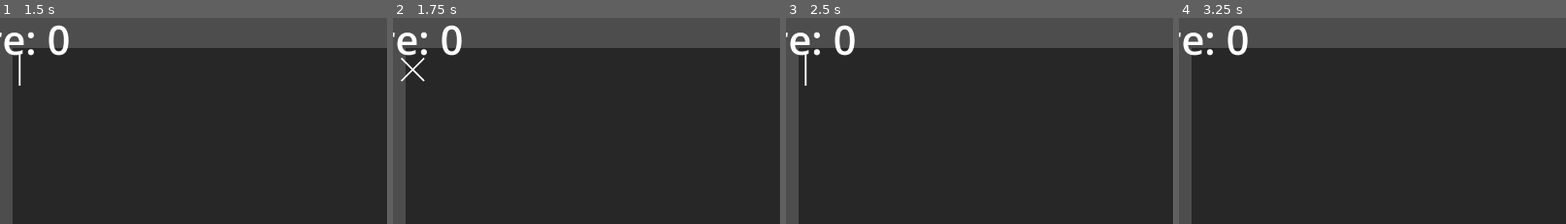
Above: before the commit, frames 1-4 (left to right).
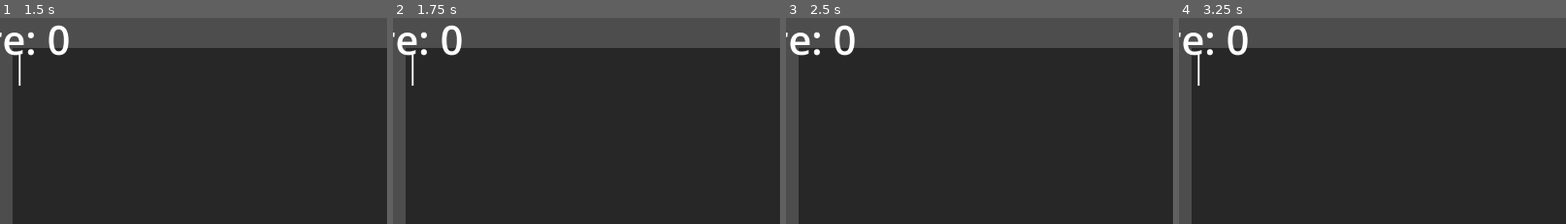
Above: after the commit, the same moments.

Repository: joeljanzen/Bitstreamer
Game: Godot game, scene res://Scenes/test_level.tscn
The game is run twice, just before and just after one commit, with the same random seed, the same clock (stepped at 60 frames per second) and the same inputs.
Inputs:
- Up to frame 1 (1.5 s): tap Enter (Enter, bound only before the commit) at 0.5 s; tap 0 (0 bit) at 0.6 s; tap 1 (1 bit) at 0.8, 1.35 s; tap Space at 1.25 s
- Up to frame 2 (1.75 s): tap Enter (Enter, bound only before the commit) at 1.55 s
- Up to frame 3 (2.5 s): tap Enter (Enter, bound only before the commit) at 2, 2.1 s; tap Q (Spawn 0 bit, bound only before the commit) at 2.3 s
- Up to frame 4 (3.25 s): tap Q (Spawn 0 bit, bound only before the commit) at 2.85 s; tap W (Spawn 1 bit, bound only before the commit) at 3.05 s
The pictures show only the part of the screen within x 12-61%, y 0-50%; the shares and areas given below are measured in that part.

Frame 1 is identical in both runs. In frame 2, 0.3% of the frame differs, in the area x 2-9%, y 17-33%; in frame 3, 0.1%; in frame 4, 0.1%.

Commit message:
Code organization, fixed enter bit bugs

Diff:
--- a/Scenes/play_area.tscn
+++ b/Scenes/play_area.tscn
@@ -3,6 +3,7 @@
 [ext_resource type="Script" uid="uid://b2lfog7dafrx7" path="res://Scripts/Gameplay/play_area.gd" id="1_5dgnu"]
 [ext_resource type="Theme" uid="uid://c7c1pti6lqmg4" path="res://Resources/Themes/bit_font.tres" id="2_3d5pw"]
 [ext_resource type="Texture2D" uid="uid://kbqeqckojl7p" path="res://Resources/Sprites/Cursor/cursor_cannot_enter.png" id="3_27jp8"]
+[ext_resource type="Texture2D" uid="uid://ciucl04ht3bcx" path="res://Resources/Sprites/Cursor/cursor_click_inverted.png" id="3_hwaoc"]
 [ext_resource type="Texture2D" uid="uid://dhpg40av67qu2" path="res://Resources/Sprites/Cursor/cursor_click.png" id="4_hwaoc"]
 [ext_resource type="Texture2D" uid="uid://cd67wwlog7jx3" path="res://Resources/Sprites/Cursor/cursor_enter.png" id="5_8vi7n"]
 [ext_resource type="Texture2D" uid="uid://bxalqsmxkj2j0" path="res://Resources/Sprites/Cursor/cursor.png" id="6_pcu3v"]
@@ -12,18 +13,26 @@
 animations = [{
 "frames": [{
 "duration": 1.0,
+"texture": ExtResource("3_hwaoc")
+}],
+"loop": false,
+"name": &"back_click",
+"speed": 10.0
+}, {
+"frames": [{
+"duration": 1.0,
 "texture": ExtResource("3_27jp8")
 }],
 "loop": false,
-"name": &"Cannot Enter",
-"speed": 4.0
+"name": &"cannot_enter",
+"speed": 10.0
 }, {
 "frames": [{
 "duration": 1.0,
 "texture": ExtResource("4_hwaoc")
 }],
 "loop": true,
-"name": &"Click",
+"name": &"click",
 "speed": 10.0
 }, {
 "frames": [{
@@ -31,7 +40,7 @@
 "texture": ExtResource("5_8vi7n")
 }],
 "loop": false,
-"name": &"Enter",
+"name": &"enter",
 "speed": 10.0
 }, {
 "frames": [{
@@ -42,7 +51,7 @@
 "texture": null
 }],
 "loop": true,
-"name": &"Flicker",
+"name": &"flicker",
 "speed": 4.0
 }, {
 "frames": [{
@@ -50,8 +59,8 @@
 "texture": ExtResource("7_3d5pw")
 }],
 "loop": false,
-"name": &"Up Arrow idk",
-"speed": 1.0
+"name": &"up_click",
+"speed": 10.0
 }]
 
 [node name="PlayArea" type="Node2D" unique_id=1773739756]
@@ -78,5 +87,5 @@
 [node name="Cursor" type="AnimatedSprite2D" parent="." unique_id=364053683]
 scale = Vector2(0.5, 0.5)
 sprite_frames = SubResource("SpriteFrames_dtjkg")
-animation = &"Flicker"
-autoplay = "Flicker"
+animation = &"cannot_enter"
+autoplay = "flicker"
--- a/Scripts/Gameplay/bit.gd
+++ b/Scripts/Gameplay/bit.gd
@@ -75,11 +75,16 @@
 		if get_value() == value:
 			Signals.score.emit(PerformanceCalculator.get_score(accuracy))
 		# clicked in time, but clicked the wrong key
-		# score decreases by the value of a perfect click, take extra damage, and lose combo
 		else:
-			Signals.score.emit(PerformanceCalculator.get_score_on_incorrect())
-			Signals.damage.emit(PerformanceCalculator.get_damage_on_incorrect(_damage))
-			Signals.combo_break.emit()
+			# enter key can only be clicked if you actually press enter, and
+			# clicking enter does nothing to the other bits
+			if get_value() == BitType.Type.ENTER || value == BitType.Type.ENTER:
+				return false
+			# score decreases, take extra damage, and lose combo
+			elif get_value() == BitType.Type.ZERO || get_value() == BitType.Type.ONE:
+				Signals.score.emit(PerformanceCalculator.get_score_on_incorrect())
+				Signals.damage.emit(PerformanceCalculator.get_damage_on_incorrect(_damage))
+				Signals.combo_break.emit()
 
 		if bit_fade_effect:
 			_clicked_bit = true
--- a/Scripts/Gameplay/play_area.gd
+++ b/Scripts/Gameplay/play_area.gd
@@ -29,102 +29,114 @@
 func _process(_delta: float) -> void:
 	# default animation
 	if !cursor.is_playing():
-		cursor.play("Flicker")
+		cursor.play("flicker")
 
 	# input handling
 	if Input.is_action_just_pressed("0 bit"):
-		# sound and animation here
-		cursor.play("Click")
-		click_bit(BitType.Type.ZERO)
+		try_click_zero_one(click_bit(BitType.Type.ZERO))
 	if Input.is_action_just_pressed("1 bit"):
-		#sound and animation here
-		cursor.play("Click")
-		click_bit(BitType.Type.ONE)
-	if Input.is_action_just_pressed("Enter"):
-		#sound and animation here
-		if click_enter():
-			cursor.play("Enter")
-		else:
-			cursor.play("Cannot Enter")
+		try_click_zero_one(click_bit(BitType.Type.ONE))
+	if Input.is_action_just_pressed("enter"):
+		try_click_enter(click_bit(BitType.Type.ENTER))
 
-	# let go of 1 or 0
+	# let go of 1 or 0, go back to flickering cursor
 	if Input.is_action_just_released("0 bit") || Input.is_action_just_released("1 bit"):
-		cursor.play("Flicker")
+		cursor.play("flicker")
 
-	# delete bit if it goes offscreen
+	# check if the next bit in the stream has been missed
 	if !bit_stream.is_empty() && bit_stream[0].missed(cursor.global_position.x):
 		var missed = bit_stream.pop_front()
 		# still clicks enter if you miss it
 		if missed.get_value() == BitType.Type.ENTER:
-			cursor.play("Enter")
+			cursor.play("enter")
 			missed.auto_click()
-			if line_num < MAX_LINE_NUM:
-				line_num += 1
-				bit_label.text += "\n"
-				cursor.position.y += line_height
-				cursor.position.x = 0
-			else:
-				clear_lines()
+			after_click_enter()
 
 	# DEBUG
-	if Input.is_action_just_pressed("Spawn 0 bit"):
+	if Input.is_action_just_pressed("spawn 0 bit"):
 		send_bit(BitType.Type.ZERO, 400)
-	elif Input.is_action_just_pressed("Spawn 1 bit"):
+	elif Input.is_action_just_pressed("spawn 1 bit"):
 		send_bit(BitType.Type.ONE, 400)
-	elif Input.is_action_just_pressed("Spawn Enter"):
+	elif Input.is_action_just_pressed("spawn enter"):
 		send_bit(BitType.Type.ENTER, 400)
 
 
 ## send a bit down the current line
-func send_bit(value: BitType.Type, speed: int = 500):
+func send_bit(value: BitType.Type, speed: int):
 	var new_bit = bit.instantiate()
 	new_bit.create(value, cursor.global_position.y, speed)
 	get_tree().root.call_deferred("add_child", new_bit)
 	bit_stream.push_back(new_bit)
 
 
+## the animations and sounds that trigger when trying to click a zero or one bit.
+## pass whether a bit was actually there to click or not
+func try_click_zero_one(clicked: bool) -> void:
+	# make these different lol
+	if clicked:
+		cursor.play("click")
+	else:
+		cursor.play("click")
+
+
+## the animations and sounds that trigger when trying to click an enter bit.
+## pass whether the enter was actually there to click or not
+func try_click_enter(clicked: bool) -> void:
+	if clicked:
+		cursor.play("enter")
+	else:
+		cursor.play("cannot_enter")
+
+
 ## try to click the next bit in the stream.
-## do not pass an enter bit into this function
-func click_bit(value: BitType.Type) -> void:
+## returns true if the click worked
+func click_bit(value: BitType.Type) -> bool:
 	if !bit_stream.is_empty():
 		var curr_bit = bit_stream[0]
 
-		if curr_bit.click(cursor.global_position.x, value): # if this isn't true, bit is not in clickable range
+		if curr_bit.click(cursor.global_position.x, value): # if this isn't true, bit is not clickable
 			bit_stream.pop_front()
 
-			if curr_bit.get_value() == value:
-				if value == BitType.Type.ZERO:
-					bit_label.text += "0"
-				elif value == BitType.Type.ONE:
-					bit_label.text += "1"
-			else:
-				if value == BitType.Type.ZERO:
-					bit_label.text += "[color=%s]0[/color]" % incorrect_bit_color
-				elif value == BitType.Type.ONE:
-					bit_label.text += "[color=%s]1[/color]" % incorrect_bit_color
-
-
-## try to click an enter bit, returning if the player can
-func click_enter() -> bool:
-	if !bit_stream.is_empty():
-		var curr_bit = bit_stream[0]
-
-		if curr_bit.click(cursor.global_position.x, BitType.Type.ENTER):
-			bit_stream.pop_front()
-
-			if line_num < MAX_LINE_NUM:
-				line_num += 1
-				bit_label.text += "\n"
-				cursor.position.y += line_height
-				cursor.position.x = 0
-			else:
-				clear_lines()
+			var correct_click = curr_bit.get_value() == value
+			match value:
+				BitType.Type.ZERO:
+					after_click_zero(correct_click)
+				BitType.Type.ONE:
+					after_click_one(correct_click)
+				BitType.Type.ENTER:
+					after_click_enter()
 			return true
 	return false
 
 
-## clears all lines and resets the cursor to the top
-func clear_lines():
-	line_num = 1
-	cursor.position = Vector2.ZERO
-	bit_label.text = ""
+## update play area after zero bit was clicked
+## (different outcome depending on correct or incorrect click)
+func after_click_zero(correct_click: bool):
+	if correct_click:
+		bit_label.text += "0"
+	else:
+		bit_label.text += "[color=%s]0[/color]" % incorrect_bit_color
+
+
+## update play area after one bit was clicked
+## (different outcome depending on correct or incorrect click)
+func after_click_one(correct_click: bool):
+	if correct_click:
+		bit_label.text += "1"
+	else:
+		bit_label.text += "[color=%s]1[/color]" % incorrect_bit_color
+
+
+## update play area after enter bit was clicked
+## (you cannot incorrectly click an enter bit, you either click it right, or
+## the game clicks it for you)
+func after_click_enter():
+	if line_num < MAX_LINE_NUM:
+		line_num += 1
+		bit_label.text += "\n"
+		cursor.position.y += line_height
+		cursor.position.x = 0
+	else: ## clears all lines and resets the cursor to the top
+		line_num = 1
+		cursor.position = Vector2.ZERO
+		bit_label.text = ""
--- a/Scripts/Global/performance_calculator.gd
+++ b/Scripts/Global/performance_calculator.gd
@@ -9,7 +9,8 @@
 var perfect_click_range = 30
 ## how many milliseconds + or - a perfect click gives you a good score
 var good_click_range = 150
-## how many milliseconds + or - a perfect click is actually clickable (and gives a bad score).
+## how many milliseconds + or - a perfect click is actually clickable
+## (gives a bad score within this range).
 ## WARNING: if this range is too long, the enter bit, which is supposed to be auto clicked once
 ## it's outside of this range, will not be autoclicked before it goes offscreen and bad things
 ## will happen
--- a/Scripts/Global/signals.gd
+++ b/Scripts/Global/signals.gd
@@ -6,5 +6,3 @@
 signal combo_break
 
 signal damage(amount: int)
-
-signal heal(amount: int)
--- a/project.godot
+++ b/project.godot
@@ -38,22 +38,22 @@
 "events": [Object(InputEventKey,"resource_local_to_scene":false,"resource_name":"","device":-1,"window_id":0,"alt_press …(191 unchanged characters)…
 ]
 }
-Enter={
+enter={
 "deadzone": 0.2,
 "events": [Object(InputEventKey,"resource_local_to_scene":false,"resource_name":"","device":-1,"window_id":0,"alt_press …(195 unchanged characters)…
 ]
 }
-"Spawn 0 bit"={
+"spawn 0 bit"={
 "deadzone": 0.2,
 "events": [Object(InputEventKey,"resource_local_to_scene":false,"resource_name":"","device":-1,"window_id":0,"alt_press …(192 unchanged characters)…
 ]
 }
-"Spawn 1 bit"={
+"spawn 1 bit"={
 "deadzone": 0.2,
 "events": [Object(InputEventKey,"resource_local_to_scene":false,"resource_name":"","device":-1,"window_id":0,"alt_press …(192 unchanged characters)…
 ]
 }
-"Spawn Enter"={
+"spawn enter"={
 "deadzone": 0.2,
 "events": [Object(InputEventKey,"resource_local_to_scene":false,"resource_name":"","device":-1,"window_id":0,"alt_press …(192 unchanged characters)…
 ]
Not shown, added: Scenes/test_level.tscn3773426772.tmp
